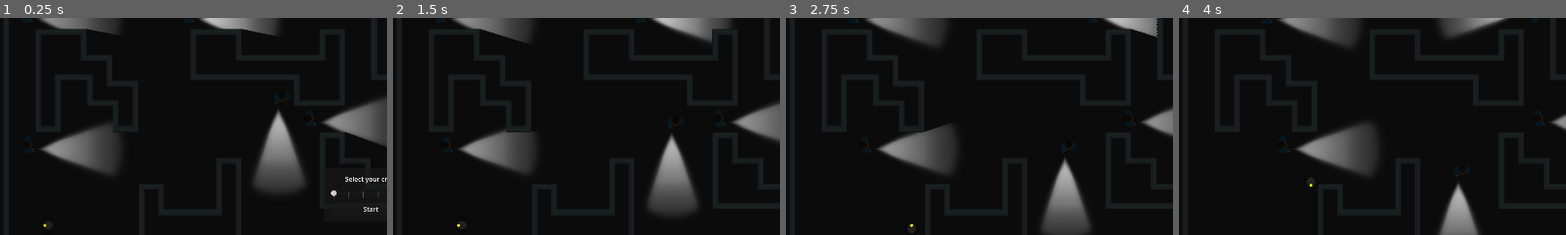
Above: before the commit, frames 1-4 (left to right).
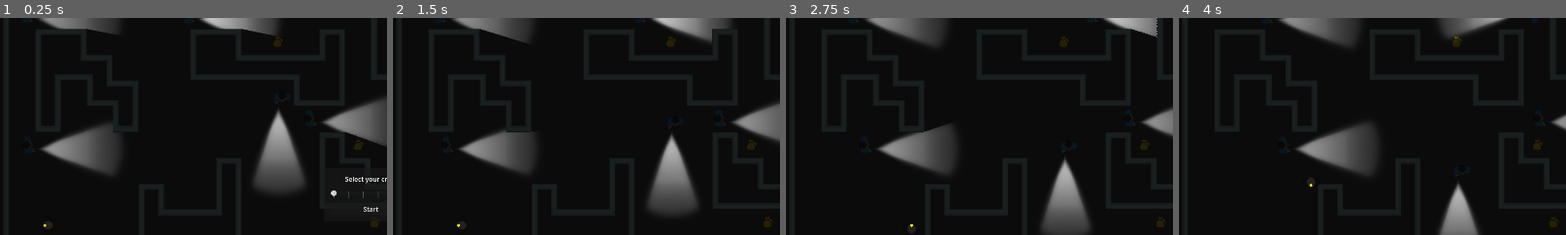
Above: after the commit, the same moments.

Repository: stesim/stammheim
Game: Godot game, scene res://sandbox.tscn
The game is run twice, just before and just after one commit, with the same random seed, the same clock (stepped at 60 frames per second) and the same inputs.
Inputs:
- Up to frame 1 (0.25 s): no input
- Up to frame 2 (1.5 s): click "Start" at 0.5 s; hold D (p0.move_right) from 1.28 s (still down); hold Tab (p0.switch_character) from 1.28 s (still down)
- Up to frame 3 (2.75 s): release D (p0.move_right) at 2.03 s; release Tab (p0.switch_character) at 2.03 s; hold S (p0.move_down) from 2.03 s (still down); tap End (p1.switch_character) at 2.1 s
- Up to frame 4 (4 s): release S (p0.move_down) at 2.78 s; hold D (p0.move_right) 2.78-3.53 s; hold Tab (p0.switch_character) 2.78-3.53 s; hold W (p0.move_up) from 3.53 s (still down); tap End (p1.switch_character) at 3.6 s
The pictures show only the part of the screen within x 2-52%, y 9-59%; the shares and areas given below are measured in that part.

The runs differ from the first frame. In frame 1, 0.2% of the frame differs, in the area x 70-98%, y 8-97%; in frame 2, 0.2%; in frame 3, 0.2%; in frame 4, 0.2%.

Commit message:
added collectibles for additional score

Diff:
--- a/game_state.gd
+++ b/game_state.gd
@@ -3,17 +3,20 @@
 
 signal game_over()
 signal level_completed()
+signal additional_score_collected(value : int)
 
 
 var _started := false
 var _start_time := 0
 var _end_time := 0
+var _collected_score := 0
 
 
 @onready var _tree := get_tree()
 
 
 func start() -> void:
+	_collected_score = 0
 	_started = true
 	_start_time = Time.get_ticks_msec()
 
@@ -46,11 +49,16 @@
 func get_score() -> int:
 	var elapsed_time := (_end_time - _start_time) / 1000.0;
 	var num_prisoners := get_prisoners().size()
-	return int(num_prisoners / elapsed_time * 100000)
+	return int(num_prisoners / elapsed_time * 100000) + _collected_score
 
 
 func get_prisoners() -> Array[Node]:
 	return get_tree().get_nodes_in_group(&"prisoners")
+
+
+func score_collected(value : int) -> void:
+	_collected_score += value
+	additional_score_collected.emit(value)
 
 
 func _stop_game() -> void:
--- a/guard.tscn
+++ b/guard.tscn
@@ -113,6 +113,7 @@
 position = Vector2(24, 10)
 collision_layer = 0
 collision_mask = 2
+monitorable = false
 
 [node name="view_cone" type="CollisionPolygon2D" parent="view_area"]
 visible = false
--- a/sandbox.gd
+++ b/sandbox.gd
@@ -8,6 +8,7 @@
 @onready var _crew_selection_slider := %crew_selection_slider
 @onready var _alarm_track := %alarm_track
 @onready var _timer_label := %timer_label
+@onready var _collection_sound : AudioStreamPlayer = %collection_sound
 
 
 func _ready() -> void:
@@ -21,6 +22,7 @@
 			_completion_panel.show()
 			_score_label.text = str(GameState.get_score())
 	)
+	GameState.additional_score_collected.connect(func(_value : int): _collection_sound.play())
 	_on_crew_selection_slider_value_changed(_crew_selection_slider.value)
 
 
--- a/sandbox.tscn
+++ b/sandbox.tscn
@@ -1,12 +1,14 @@
-[gd_scene load_steps=19 format=3 uid="uid://dxdxaip521lcq"]
+[gd_scene load_steps=21 format=3 uid="uid://dxdxaip521lcq"]
 
 [ext_resource type="Script" path="res://sandbox.gd" id="1_52v6e"]
 [ext_resource type="TileSet" uid="uid://d1i2b4bur86mn" path="res://level_tile_set.tres" id="2_3l780"]
 [ext_resource type="PackedScene" uid="uid://opog1ttqf8wp" path="res://walking_guard.tscn" id="2_qglee"]
 [ext_resource type="PackedScene" uid="uid://jpjqw4ordrv8" path="res://prisoner.tscn" id="3_t6lhf"]
 [ext_resource type="PackedScene" uid="uid://dwti8gonass1c" path="res://escape_area.tscn" id="4_5ito0"]
+[ext_resource type="PackedScene" uid="uid://bpejvtup5jbt6" path="res://score_collectible.tscn" id="6_74fb4"]
 [ext_resource type="AudioStream" uid="uid://b7ssk6ouk2183" path="res://assets/stammheim02.mp3" id="6_v67jp"]
 [ext_resource type="AudioStream" uid="uid://bv0ubcra5xr1x" path="res://assets/Alarm_rare_2.wav" id="7_jwhbq"]
+[ext_resource type="AudioStream" uid="uid://i3luoc8s14ey" path="res://assets/Whoosh_21.wav" id="9_h5qe2"]
 
 [sub_resource type="OccluderPolygon2D" id="OccluderPolygon2D_2sh2m"]
 polygon = PackedVector2Array(128, 128, 128, 384, 192, 384, 192, 256, 256, 256, 256, 320, 320, 320, 320, 384, 384, 384, 384, 256, 320, 256, 320, 192, 256, 192, 256, 128)
@@ -21,38 +23,38 @@
 closed = false
 polygon = PackedVector2Array(64, 64, 960, 64, 960, 256, 1088, 256, 1088, 64, 1216, 64, 1216, 640, 640, 640, 640, 448, 576, 448, 576, 576, 448, 576, 448, 512, 384, 512, 384, 640, 64, 640, 64, 64)
 
-[sub_resource type="Curve2D" id="Curve2D_b7sg7"]
-_data = {
-"points": PackedVector2Array(0, 0, 0, 0, 94.0478, 92.2425, 0, 0, 0, 0, 284.439, 95.1617, 0, 0, 0, 0, 286.433, 166.195, 0, 0, 0, 0, 354.217, 166.195, 0, 0, 0, 0, 352.223, 218.74, 0, 0, 0, 0, 422, 220.686, 0, 0, 0, 0, 422, 409.458, 0, 0, 0, 0, 92.0541, 406.539, 0, 0, 0, 0, 94.0478, 92.2425)
-}
-point_count = 9
-
-[sub_resource type="Curve2D" id="Curve2D_a1i1x"]
-_data = {
-"points": PackedVector2Array(0, 0, 0, 0, 473.834, 94.1886, 0, 0, 0, 0, 929.379, 92.2425)
-}
-point_count = 2
-
-[sub_resource type="Curve2D" id="Curve2D_gt1pl"]
-_data = {
-"points": PackedVector2Array(0, 0, 0, 0, 738.987, 279.069, 0, 0, 0, 0, 742.974, 596.284)
-}
-point_count = 2
-
-[sub_resource type="Curve2D" id="Curve2D_rhw52"]
-_data = {
-"points": PackedVector2Array(0, 0, 0, 0, 796.802, 343.29, 0, 0, 0, 0, 1178.58, 342.317, 0, 0, 0, 0, 1180.58, 602.123, 0, 0, 0, 0, 795.806, 600.177, 0, 0, 0, 0, 796.802, 343.29)
-}
-point_count = 5
-
-[sub_resource type="Curve2D" id="Curve2D_m80gh"]
-_data = {
-"points": PackedVector2Array(0, 0, 0, 0, 97.0387, 407.513, 0, 0, 0, 0, 511.716, 407.513, 0, 0, 0, 0, 511.716, 345.237, 0, 0, 0, 0, 1181.58, 345.237)
-}
-point_count = 4
-
 [sub_resource type="RectangleShape2D" id="RectangleShape2D_x5w6x"]
 size = Vector2(128, 126)
+
+[sub_resource type="Curve2D" id="Curve2D_b7sg7"]
+_data = {
+"points": PackedVector2Array(0, 0, 0, 0, 94.0478, 92.2425, 0, 0, 0, 0, 284.439, 95.1617, 0, 0, 0, 0, 286.433, 166.195, 0, 0, 0, 0, 354.217, 166.195, 0, 0, 0, 0, 352.223, 218.74, 0, 0, 0, 0, 422, 220.686, 0, 0, 0, 0, 422, 409.458, 0, 0, 0, 0, 92.0541, 406.539, 0, 0, 0, 0, 94.0478, 92.2425)
+}
+point_count = 9
+
+[sub_resource type="Curve2D" id="Curve2D_a1i1x"]
+_data = {
+"points": PackedVector2Array(0, 0, 0, 0, 473.834, 94.1886, 0, 0, 0, 0, 929.379, 92.2425)
+}
+point_count = 2
+
+[sub_resource type="Curve2D" id="Curve2D_gt1pl"]
+_data = {
+"points": PackedVector2Array(0, 0, 0, 0, 738.987, 279.069, 0, 0, 0, 0, 742.974, 596.284)
+}
+point_count = 2
+
+[sub_resource type="Curve2D" id="Curve2D_rhw52"]
+_data = {
+"points": PackedVector2Array(0, 0, 0, 0, 796.802, 343.29, 0, 0, 0, 0, 1178.58, 342.317, 0, 0, 0, 0, 1180.58, 602.123, 0, 0, 0, 0, 795.806, 600.177, 0, 0, 0, 0, 796.802, 343.29)
+}
+point_count = 5
+
+[sub_resource type="Curve2D" id="Curve2D_m80gh"]
+_data = {
+"points": PackedVector2Array(0, 0, 0, 0, 97.0387, 407.513, 0, 0, 0, 0, 511.716, 407.513, 0, 0, 0, 0, 511.716, 345.237, 0, 0, 0, 0, 1181.58, 345.237)
+}
+point_count = 4
 
 [sub_resource type="Environment" id="Environment_g7r36"]
 
@@ -84,6 +86,24 @@
 [node name="LightOccluder2D4" type="LightOccluder2D" parent="."]
 occluder = SubResource("OccluderPolygon2D_i3uc7")
 
+[node name="escape_area" parent="." instance=ExtResource("4_5ito0")]
+position = Vector2(1152, 128)
+
+[node name="escape_area_shape" type="CollisionShape2D" parent="escape_area"]
+shape = SubResource("RectangleShape2D_x5w6x")
+
+[node name="score_collectible" parent="." instance=ExtResource("6_74fb4")]
+position = Vector2(968, 608)
+value = 10000
+
+[node name="score_collectible2" parent="." instance=ExtResource("6_74fb4")]
+position = Vector2(728, 160)
+value = 2000
+
+[node name="score_collectible3" parent="." instance=ExtResource("6_74fb4")]
+position = Vector2(928, 416)
+value = 5000
+
 [node name="walking_guard" parent="." instance=ExtResource("2_qglee")]
 position = Vector2(-1.34824, -2.79692)
 scale = Vector2(1.00319, 1.02769)
@@ -111,12 +131,6 @@
 scale = Vector2(1.00319, 1.02769)
 curve = SubResource("Curve2D_m80gh")
 go_back = true
-
-[node name="escape_area" parent="." instance=ExtResource("4_5ito0")]
-position = Vector2(1152, 128)
-
-[node name="escape_area_shape" type="CollisionShape2D" parent="escape_area"]
-shape = SubResource("RectangleShape2D_x5w6x")
 
 [node name="prisoner" parent="." instance=ExtResource("3_t6lhf")]
 position = Vector2(160, 616)
@@ -158,6 +172,12 @@
 process_mode = 2
 stream = ExtResource("7_jwhbq")
 pitch_scale = 0.75
+
+[node name="collection_sound" type="AudioStreamPlayer" parent="."]
+unique_name_in_owner = true
+stream = ExtResource("9_h5qe2")
+pitch_scale = 2.0
+max_polyphony = 4
 
 [node name="ui_layer" type="CanvasLayer" parent="."]
 
--- /dev/null
+++ b/score_collectible.gd
@@ -0,0 +1,9 @@
+extends Area2D
+
+
+@export var value := 1000
+
+
+func _on_body_entered(_body : Node2D) -> void:
+	GameState.score_collected(value)
+	queue_free()
--- /dev/null
+++ b/score_collectible.tscn
@@ -0,0 +1,71 @@
+[gd_scene load_steps=7 format=3 uid="uid://bpejvtup5jbt6"]
+
+[ext_resource type="Script" path="res://score_collectible.gd" id="1_ol534"]
+[ext_resource type="Texture2D" uid="uid://tuog3j4s5a1o" path="res://assets/iconsDefault.png" id="1_vhwc4"]
+
+[sub_resource type="CircleShape2D" id="CircleShape2D_apsg4"]
+
+[sub_resource type="Animation" id="Animation_u0agx"]
+resource_name = "highlight"
+length = 5.0
+loop_mode = 1
+step = 0.125
+tracks/0/type = "value"
+tracks/0/imported = false
+tracks/0/enabled = true
+tracks/0/path = NodePath("sprite:modulate")
+tracks/0/interp = 1
+tracks/0/loop_wrap = true
+tracks/0/keys = {
+"times": PackedFloat32Array(2.375, 2.5, 2.625),
+"transitions": PackedFloat32Array(2, 0.5, 1),
+"update": 0,
+"values": [Color(1, 1, 1, 1), Color(3, 3, 3, 1), Color(1, 1, 1, 1)]
+}
+
+[sub_resource type="Animation" id="Animation_n0xeq"]
+length = 0.001
+tracks/0/type = "value"
+tracks/0/imported = false
+tracks/0/enabled = true
+tracks/0/path = NodePath("sprite:modulate")
+tracks/0/interp = 1
+tracks/0/loop_wrap = true
+tracks/0/keys = {
+"times": PackedFloat32Array(0),
+"transitions": PackedFloat32Array(1),
+"update": 0,
+"values": [Color(1, 1, 1, 1)]
+}
+
+[sub_resource type="AnimationLibrary" id="AnimationLibrary_orqc5"]
+_data = {
+"RESET": SubResource("Animation_n0xeq"),
+"highlight": SubResource("Animation_u0agx")
+}
+
+[node name="score_collectible" type="Area2D"]
+collision_layer = 0
+collision_mask = 2
+monitorable = false
+script = ExtResource("1_ol534")
+
+[node name="sprite" type="Sprite2D" parent="."]
+self_modulate = Color(0.960784, 0.8, 0.0941176, 1)
+position = Vector2(2, 0)
+scale = Vector2(0.5, 0.5)
+texture = ExtResource("1_vhwc4")
+region_enabled = true
+region_rect = Rect2(716, 3, 48, 54)
+
+[node name="collision_shape" type="CollisionShape2D" parent="."]
+visible = false
+shape = SubResource("CircleShape2D_apsg4")
+
+[node name="animation_player" type="AnimationPlayer" parent="."]
+autoplay = "highlight"
+libraries = {
+"": SubResource("AnimationLibrary_orqc5")
+}
+
+[connection signal="body_entered" from="." to="." method="_on_body_entered"]
Not shown, added: assets/Whoosh_21.wav.import
Not shown, added: assets/Whoosh_21.wav
